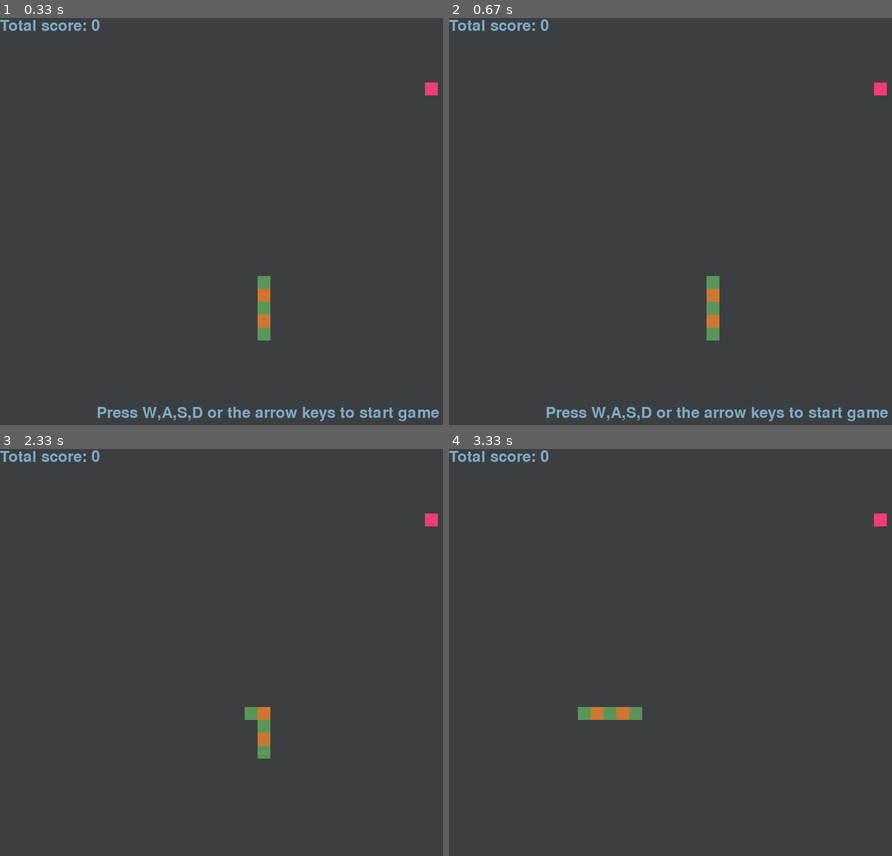
Above: before the commit, frames 1-4 (two rows, left to right).
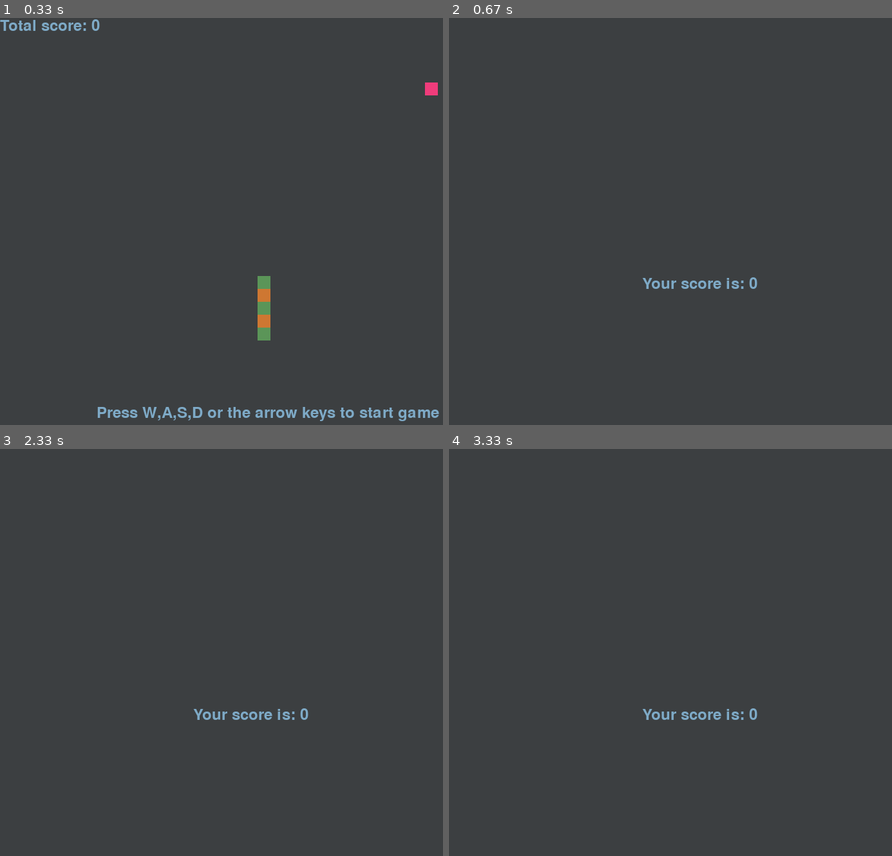
Above: after the commit, the same moments.

Repository: EmilStanimirov90/snake_game_project
Game: pygame game, started from giga_snake_game.py
Same seed, same stepped clock (60 frames per second), same inputs: the game is played once before the commit and once after it.
Inputs:
- Up to frame 1 (0.33 s): no input
- Up to frame 2 (0.67 s): tap S at 0.33 s
- Up to frame 3 (2.33 s): hold A from 2.17 s (still down)
- Up to frame 4 (3.33 s): release A at 2.7 s

Frame 1 is identical in both runs. In frame 2, 2.0% of the frame differs, in the area x 0-100%, y 0-100%; in frame 3, 1.0%; in frame 4, 1.1%.

Commit message:
tweaks and new game dev

Diff:
--- a/giga_snake_game.py
+++ b/giga_snake_game.py
@@ -21,14 +21,15 @@
 
 # game variables
 cell_size = 20
-direction = "up"  # 1 is up 2 is down 3 is right 4 is left
+direction = None  # 1 is up 2 is down 3 is right 4 is left
 moving = False
 eaten = True
 food_x = 0
 food_y = 0
 total_score = 0
 game_started = False
-game_menu = False
+game_ended = False
+
 
 # create snake
 snake_position = deque([[int(game_board_x / 2), int(game_board_y / 2)],
@@ -43,7 +44,7 @@
 
 # game speed
 clock = pygame.time.Clock()
-snake_speed = 9  # 8 is a good normal speed
+snake_speed = 8  # 8 is a good normal speed
 
 # player_image = pygame.image.load('head.png')  # Load the player image
 # snake_head_rect = player_image.get_rect()  # Get the rectangle that encloses the image
@@ -69,13 +70,12 @@
     game_board.fill(light_python_grey)
 
 
-
     # iterate trough events
     for event in pygame.event.get():
         if event.type == pygame.QUIT:
             running = False
         # snake keyboard movement key and menu key
-        elif event.type == pygame.KEYDOWN:
+        if event.type == pygame.KEYDOWN:
             if (event.key == pygame.K_UP or event.key == pygame.K_w) and direction != "down":
                 direction = "up"
                 game_started = True
@@ -92,8 +92,7 @@
                 direction = "left"
                 game_started = True
                 moving = True
-            elif event.key == pygame.K_LEFT or event.key == pygame.K_a:
-                game_menu = True
+
     # move
     if moving:
         snake_position.appendleft(
@@ -122,11 +121,12 @@
         else:
             pygame.draw.rect(game_board, orange, (snake_position[i][0], snake_position[i][1], cell_size, cell_size))
 
-    # eating food and growing
+    # eating food and growing and increasing the speed
     if snake_position[0] == [food_x, food_y]:
         eaten = True
         snake_position.append(snake_position[-1])
         total_score += 1
+        snake_speed += 0.1
 
     # display_score
     score_rect = font.render(f"Total score: {total_score * 10}", True, blue)
@@ -134,17 +134,22 @@
 
     # display controls before game start
     if not game_started:
-        score_rect = font.render(f"Press W,A,S,D or the arrow keys to start game", True, blue)
-        game_board.blit(score_rect, (150, 600))
+        starting_message = font.render(f"Press W,A,S,D or the arrow keys to start game", True, blue)
+        game_board.blit(starting_message, (150, 600))
 
     # Game over if snake collides with border walls
     if snake_position[0][0] not in range(0, game_board_x) or snake_position[0][1] not in range(0, game_board_y):
-        running = False
+        game_ended = True
 
     # Game over if snake collides with self
     for i in range(1, len(snake_position)):
         if snake_position[0] == snake_position[i]:
-            running = False
+            game_ended = True
+
+    if game_ended:
+        game_board.fill(light_python_grey)
+        end_message = font.render(f"Your score is: {total_score}", True, blue)
+        game_board.blit(end_message, (300, 400))
 
     # game_board.blit(player_image, snake_head_rect)  # Draw the player image at its current position
     # pygame.display.flip()
--- a/test.py
+++ /dev/null
@@ -1,80 +0,0 @@
-import random
-
-class Knight:
-    def __init__(self):
-        self.health = 100
-        self.attack = 10
-        self.defense = 5
-        self.items = []
-
-    def attack_monster(self):
-        return random.randint(5, self.attack)
-
-    def defend(self, damage):
-        actual_damage = damage - self.defense
-        if actual_damage > 0:
-            self.health -= actual_damage
-
-    def get_item(self, item):
-        self.items.append(item)
-        self.update_stats()
-
-    def update_stats(self):
-        # Example: Update knight's stats based on collected items
-        for item in self.items:
-            if item == 'Sword':
-                self.attack += 5
-            elif item == 'Armor':
-                self.defense += 3
-
-
-class Monster:
-    def __init__(self, name, health, attack):
-        self.name = name
-        self.health = health
-        self.attack = attack
-
-    def attack_knight(self):
-        return random.randint(3, self.attack)
-
-
-def main():
-    knight = Knight()
-    monsters = [
-        Monster('Goblin', 30, 8),
-        Monster('Orc', 50, 12),
-        Monster('Dragon', 80, 18)
-    ]
-
-    print("Knight's stats: Health={}, Attack={}, Defense={}".format(knight.health, knight.attack, knight.defense))
-    print("Let the battle begin!")
-
-    while knight.health > 0:
-        monster = random.choice(monsters)
-        print(f"A {monster.name} appears!")
-
-        while monster.health > 0:
-            knight_damage = knight.attack_monster()
-            monster.defend(knight_damage)
-            print(f"Knight attacks {monster.name} for {knight_damage} damage!")
-
-            if monster.health <= 0:
-                print(f"{monster.name} defeated!")
-                dropped_item = random.choice(['Sword', 'Armor'])
-                print(f"{monster.name} dropped a {dropped_item}!")
-                knight.get_item(dropped_item)
-                break
-
-            monster_damage = monster.attack_knight()
-            knight.defend(monster_damage)
-            print(f"{monster.name} attacks Knight for {monster_damage} damage!")
-            print(f"Knight's health: {knight.health}")
-
-        print("Knight rests before the next battle...")
-        print()
-
-    print("Game over! The knight has been defeated.")
-
-
-if __name__ == "__main__":
-    main()
--- /dev/null
+++ b/tetris/bricks.py
@@ -0,0 +1,22 @@
+import random
+from random import choice
+
+bricks = ['o', 'i', 's', 'z', 'l', 'j', 't']
+bricks_positions = {'o': [[1, 1], [1, 2], [2, 1], [2, 2]]}
+
+
+#          'i':([1,1],[1,2],[1,3],[1,4]),
+#          's':([2,1],[2,2],[1,2],[1,3]),
+#         'z':([1,1],[1,2],[1,2],[1,3]),
+#         'l',
+#         'j',
+#         't'}
+
+
+def get_random_brick_in_random_position():
+    selected_brick = random.choice(bricks)
+    selected_position = random.choice(bricks_positions[selected_brick])
+    return selected_position
+
+
+print(get_random_brick_in_random_position())
--- /dev/null
+++ b/tetris/colors.py
@@ -0,0 +1,9 @@
+# define colors
+orange = (206, 119, 50)
+green = (91, 149, 88)
+_green = (91, 149, 0)
+light_python_grey = (60, 63, 65)
+dark_python_grey = (43, 43, 43)
+pink = (240, 60, 123)
+blue = (126, 170, 199)
+red = (197, 58, 22)
--- /dev/null
+++ b/tetris/test.py
@@ -0,0 +1,7 @@
+import numpy as np
+
+matrix = np.zeros((20, 10), dtype=int)
+
+
+matrix[1,3] = 8
+print(matrix)
--- /dev/null
+++ b/tetris/tetris.py
@@ -0,0 +1,59 @@
+import pygame
+from random import randint
+import colors
+import numpy as np
+
+# game variables
+game_started = False
+
+# create matrix
+matrix = np.zeros((20, 10), dtype=int)
+
+# Initialize all Pygame modules
+pygame.init()
+
+# font setup
+font = pygame.font.Font(None, 25)
+
+# Create a window and
+screen_width = 400
+screen_height = 800
+screen = pygame.display.set_mode((screen_width, screen_height))
+pygame.display.set_caption("Python Tetris")
+
+# Main game loop
+running = True
+while running:
+    # fill in screen color
+    screen.fill(colors.dark_python_grey)
+    border = pygame.draw.rect(screen, colors.light_python_grey, (300, 0, 5, 800), )
+
+    # check for events
+    for event in pygame.event.get():
+        # close window with mouse on X
+        if event.type == pygame.QUIT:
+            running = False
+        # move falling object
+        if event.type == pygame.KEYDOWN:
+            if event.key == pygame.K_UP or event.key == pygame.K_w:
+                game_started = True
+
+            elif event.key == pygame.K_DOWN or event.key == pygame.K_s:
+                game_started = True
+
+            elif event.key == pygame.K_RIGHT or event.key == pygame.K_d:
+                game_started = True
+
+            elif event.key == pygame.K_LEFT or event.key == pygame.K_a:
+                game_started = True
+
+    # display controls before game start
+    if not game_started:
+        starting_message = font.render(f"Press W,A,S,D or the arrow keys to start", True, colors.red)
+        screen.blit(starting_message, (40, 400))
+
+    # refresh screen
+    pygame.display.update()
+
+# Quit Pygame
+pygame.quit()
